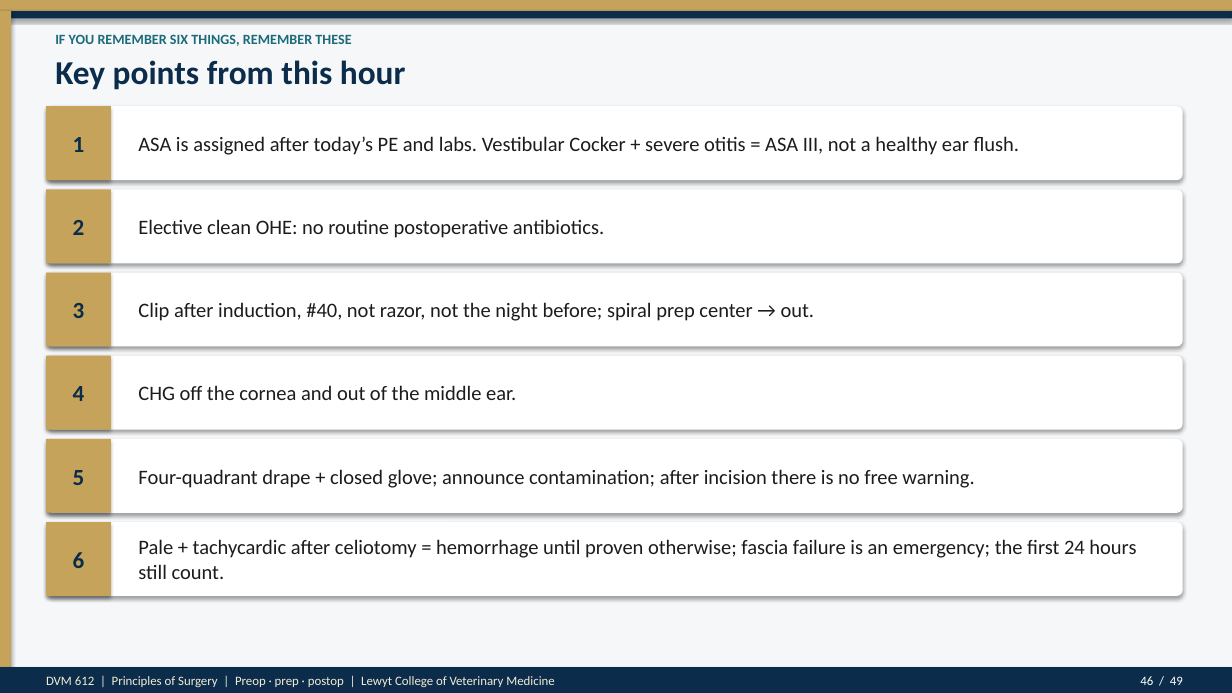
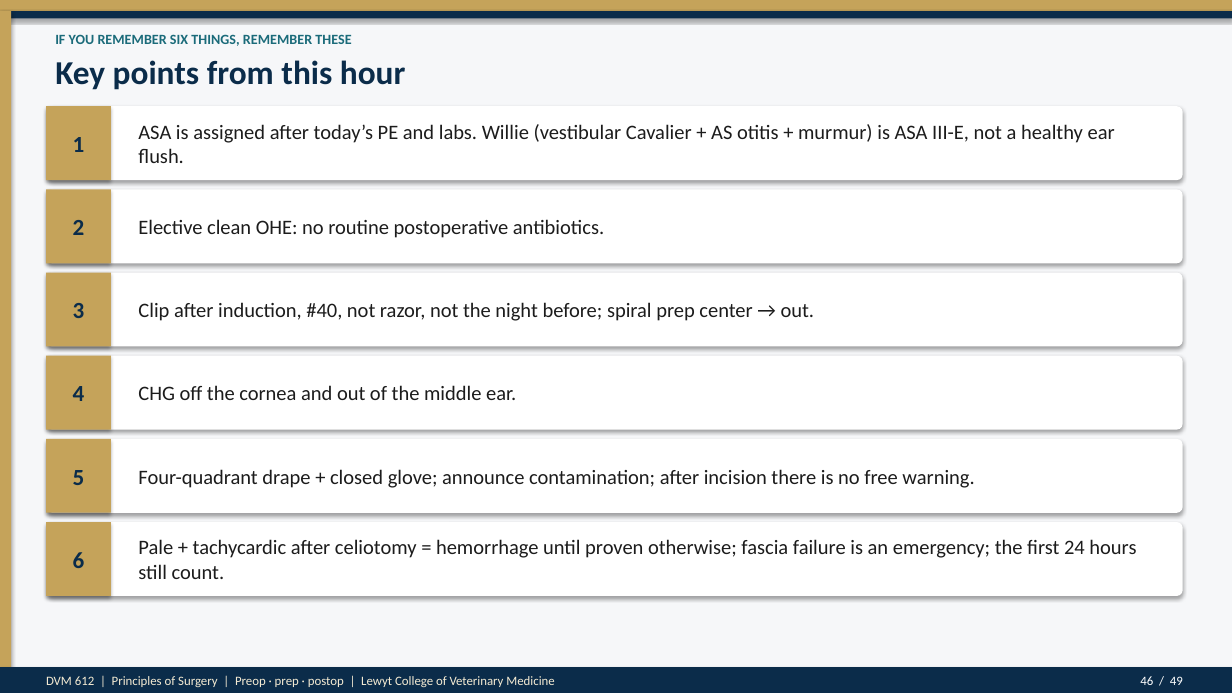
Before and after one commit to drkimvet/happycare, a slide deck: slide 46 of lectures/DVM-612_Week4_Preop_PatientPrep_Postop.pptx. Drawn at 1232x693 pixels with LibreOffice and Linux fonts; fonts in the diff are those of the drawing. Boxes give left, top, right and bottom in pixels: in the first picture for what was removed or moved away, otherwise in the second. Text is boxed around its words. In the diff, an @@ line names an element or a change of style, - is before the commit and + after.

```diff
--- a/lectures/DVM-612_Week4_Preop_PatientPrep_Postop.pptx
+++ b/lectures/DVM-612_Week4_Preop_PatientPrep_Postop.pptx
@@ text at (x1=138, y1=124, x2=1115, y2=163): text changed @@
-ASA is assigned after today’s PE and labs. Vestibular Cocker + severe otitis = ASA III, not a healthy ear flush.
+ASA is assigned after today’s PE and labs. Willie (vestibular Cavalier + AS otitis + murmur) is ASA III-E, not a healthy ear flush.
```
Also in this commit, not shown: 8 other slides changed, 1 slide added, 1 slide removed, 2 other files.
